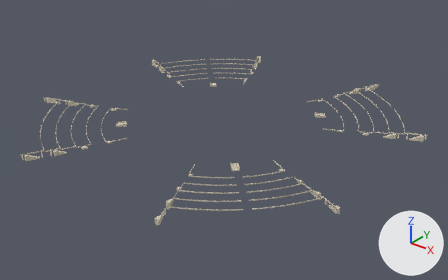
A saved change to the glTF model export/godot/concordia_terrain_structures.glb.
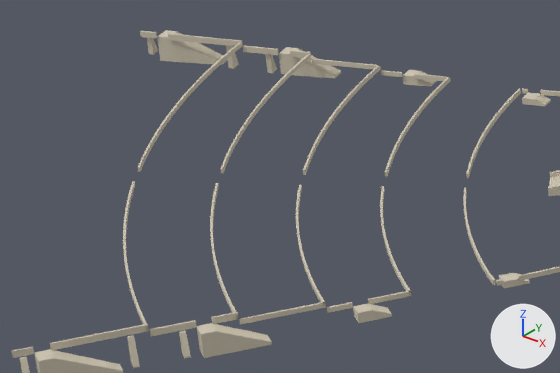
The first picture shows the older version from a 50 mm lens placed at (356.0, -443.0, 258.0), pointed at (7.0, -7.0, -13.0). The close-ups show the older and then the newer version on the part from 4% to 26% of the width and 33% to 57% of the height of that picture. Only the edits that show in the close-ups are written down. Every picture has the same lights, and +X, +Y and +Z are marked at lower right. Vertices at exactly the same position are counted once.

The first close-up shows 'TRN_Buttresses_Morada_SW', 'TRN_LateralStairs_Morada_SW', 'TRN_Parapets_Morada_SW' and 1 more.
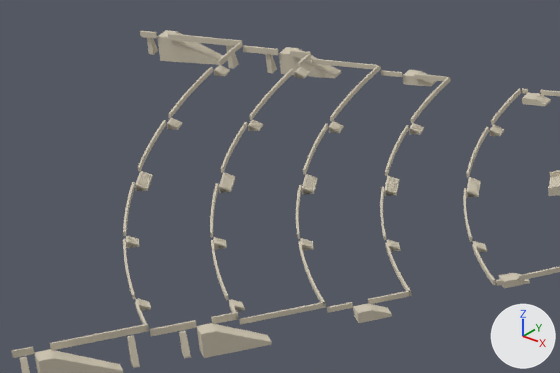
Where the change shows, as pixel boxes [x1, y1, x2, y2] in the close-ups (560 x 373 px; the box of a moved part takes in the faces that stretch with it):
'TRN_TerraceStairs_Morada_SW', added
    after: [126, 65, 504, 312]
part 1 of me_trn_parapets_morada_sw, moved or reshaped
    both: [123, 58, 496, 313]

Patch to the scene script:
```diff
--- a/export/godot/concordia_terrain_structures.glb.py
+++ b/export/godot/concordia_terrain_structures.glb.py
@@ me_trn_parapets_morada_sw @@
 # used by ob_trn_parapets_morada_sw; location = (-102.7, -102.7, 5.2)
-me_trn_parapets_morada_sw.from_pydata(...)  # 1480 vertices, 2984 faces; spans x -75.0..61.0, y -75.0..61.0, z 0.0..5.2
+me_trn_parapets_morada_sw.from_pydata(...)  # 1488 vertices, 2944 faces; spans x -74.9..61.0, y -74.9..61.0, z 0.0..5.2
+# me_trn_parapets_morada_sw part 1: 40 vertices moved within x -54.3..42.9, y -54.3..42.9, z 0.1..4.9; 1268 vertices removed from x -75.0..61.0, y -75.0..61.0, z 0.0..5.2; 980 vertices added at x -74.9..61.0, y -74.9..61.0, z 0.0..5.2
+# other edits to the shape of me_trn_parapets_morada_sw do not show in these pictures
 me_trn_parapets_morada_sw.materials.append(mat_mat_stone_limestone)
@@ me_trn_terracestairs_morada_sw @@
+me_trn_terracestairs_morada_sw.from_pydata(...)  # 760 vertices, 1368 faces; spans x -49.5..42.1, y -49.5..42.1, z 0.0..5.1
+me_trn_terracestairs_morada_sw.materials.append(mat_mat_stone_limestone)  # pale yellow #cfc6b2
@@ ob_trn_terracestairs_morada_sw @@
+ob_trn_terracestairs_morada_sw = bpy.data.objects.new('TRN_TerraceStairs_Morada_SW', me_trn_terracestairs_morada_sw)
+ob_trn_terracestairs_morada_sw.location = (-104.8, -104.8, 4.2)
```
